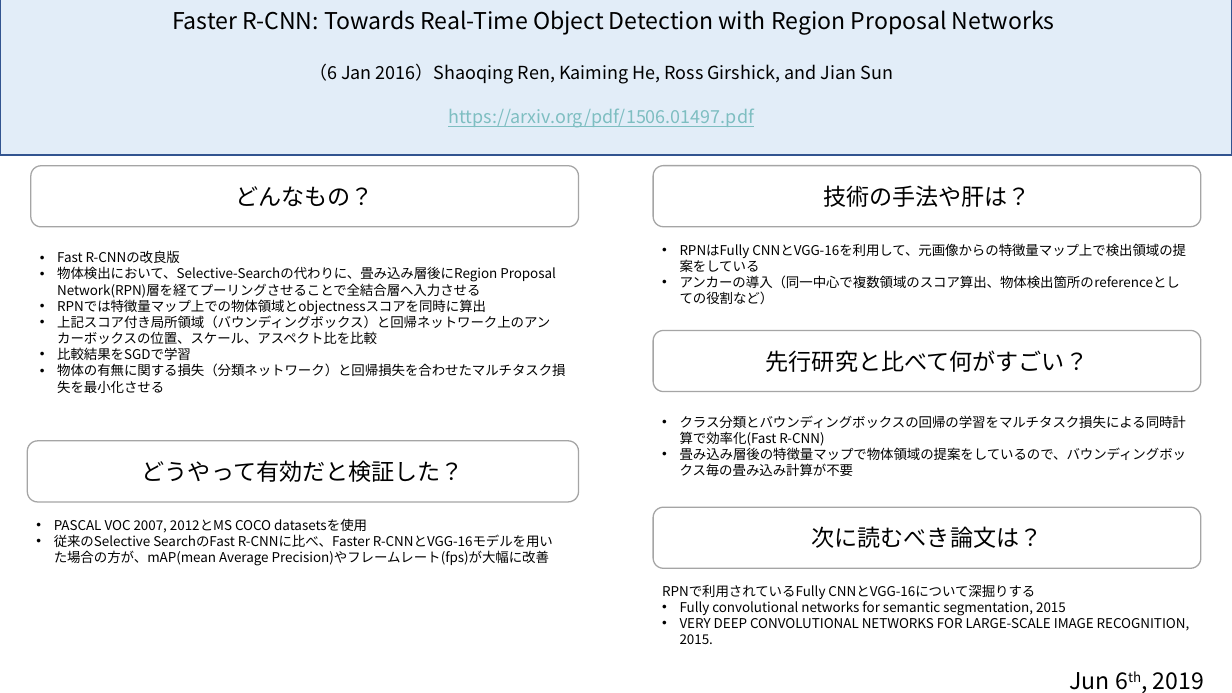
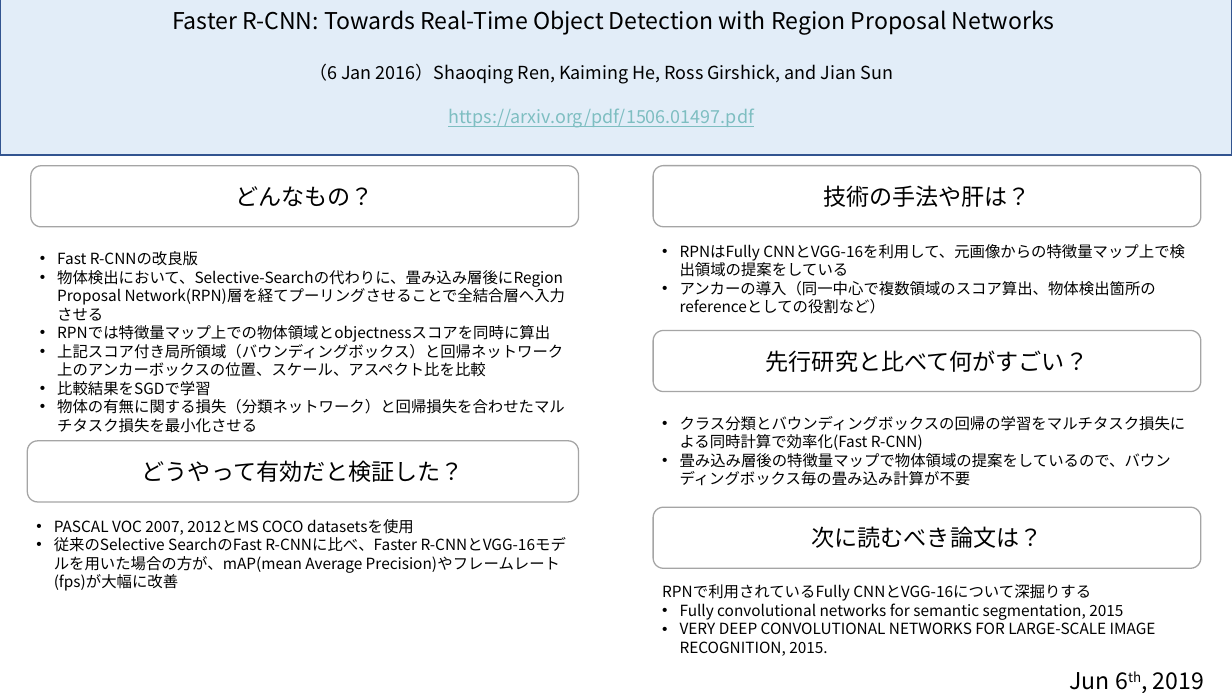
Before and after one commit to kztsh/diveintocode-ml, a slide deck: slide 2 of term2/sprint17/sprint17.pptx. Drawn at 1232x693 pixels with LibreOffice and Linux fonts; fonts in the diff are those of the drawing. Boxes give left, top, right and bottom in pixels: in the first picture for what was removed or moved away, otherwise in the second. Text is boxed around its words. In the diff, an @@ line names an element or a change of style, - is before the commit and + after.

```diff
--- a/term2/sprint17/sprint17.pptx
+++ b/term2/sprint17/sprint17.pptx
@@ size 10.5 to 12 pt in 5 elements at [662,584,1156,656], [54,519,566,591], [680,244,1185,314], [680,416,1186,486], [57,251,566,433] @@
```
Also in this commit, not shown: 2 other slides changed, 1 slide added, 9 other files.
